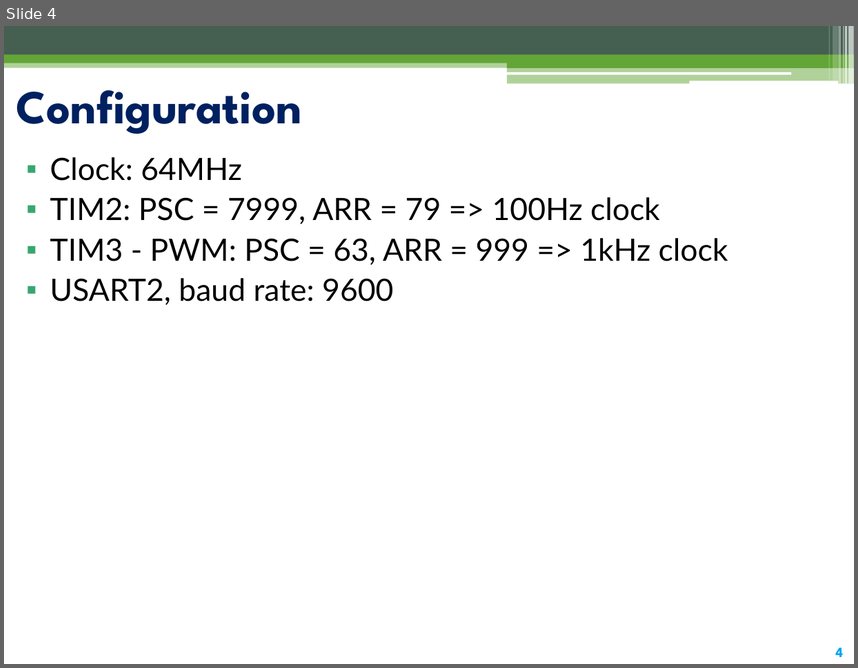
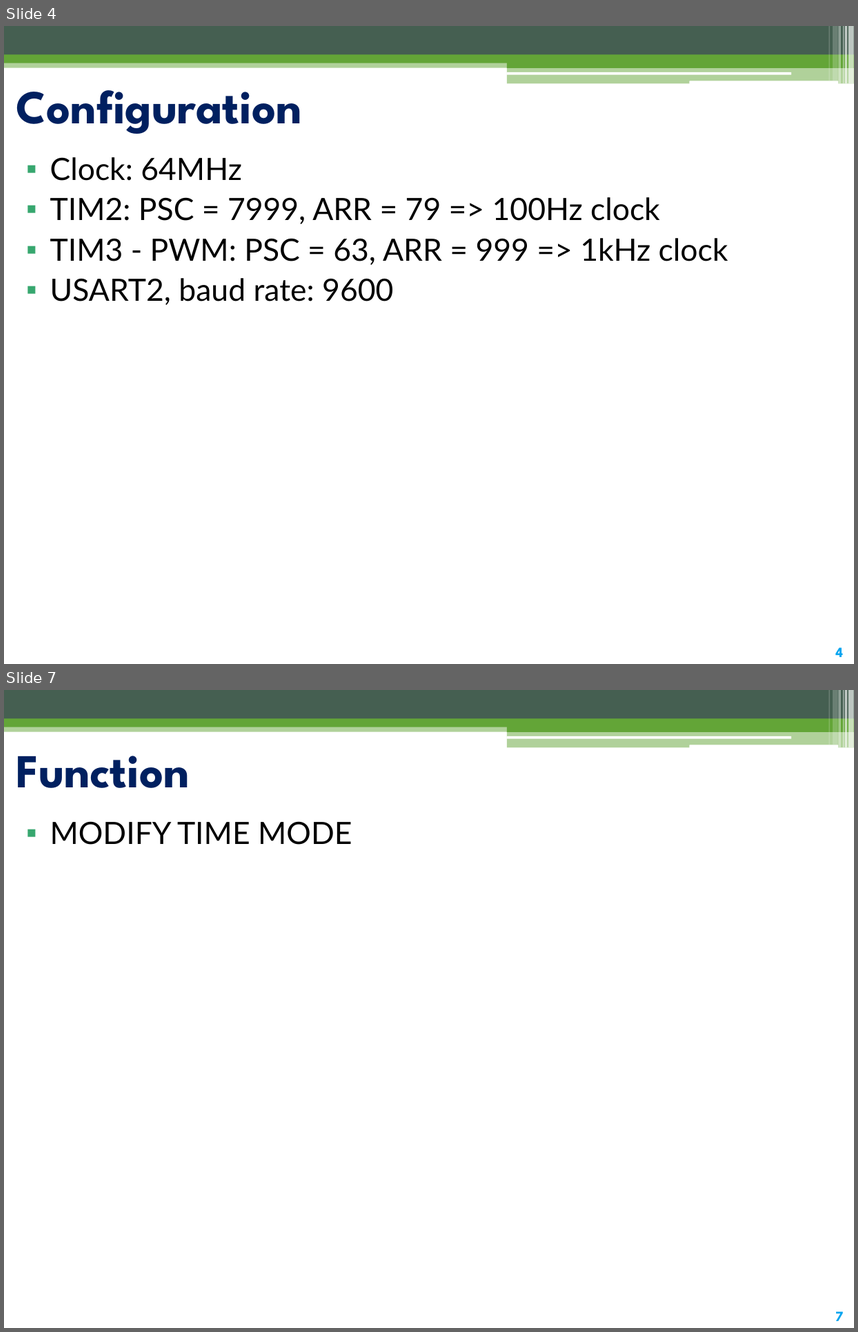
Before and after one commit to thoriumrabbit/CO3009_MCU_PROJECT-1, a slide deck: [MCU] AssignmentProject.pptx. Shown one above the other, each under a label of ours: slide 4 before the commit, slides 4 and 7 after it; the slides between them are not shown. The pictures are 858x668 and 858x1332 pixels, drawn with LibreOffice and Linux fonts; fonts in the diff are those of the drawing. Boxes give left, top, right and bottom in pixels: in the first picture for what was removed or moved away, otherwise in the second. Text is boxed around its words. In the diff, an @@ line names an element or a change of style, - is before the commit and + after.

```diff
--- a/[MCU] AssignmentProject.pptx
+++ b/[MCU] AssignmentProject.pptx
@@ slide 7 added at bbox=[4, 690, 854, 1328], background #FFFFFF; not listed: 14 template elements that a slide beside it also shows @@
@@ title added at bbox=[16, 756, 190, 788], 40 pt, text #002060, bold @@
+Function
@@ text added at bbox=[50, 821, 352, 845], 26 pt, text #000000 @@
+▪ MODIFY TIME MODE
```
Also in this commit, not shown: 1 slide changed, 1 other slide added, 2 slides removed, 1 other file.
